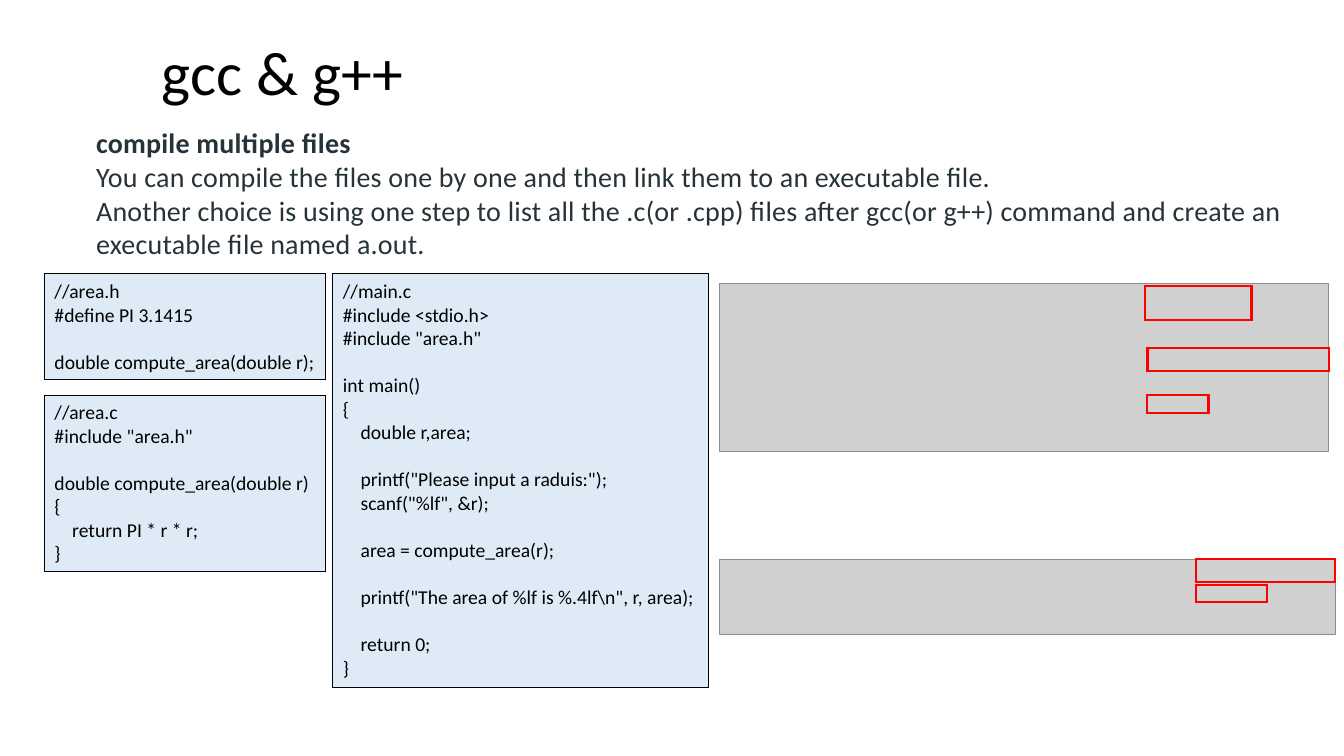
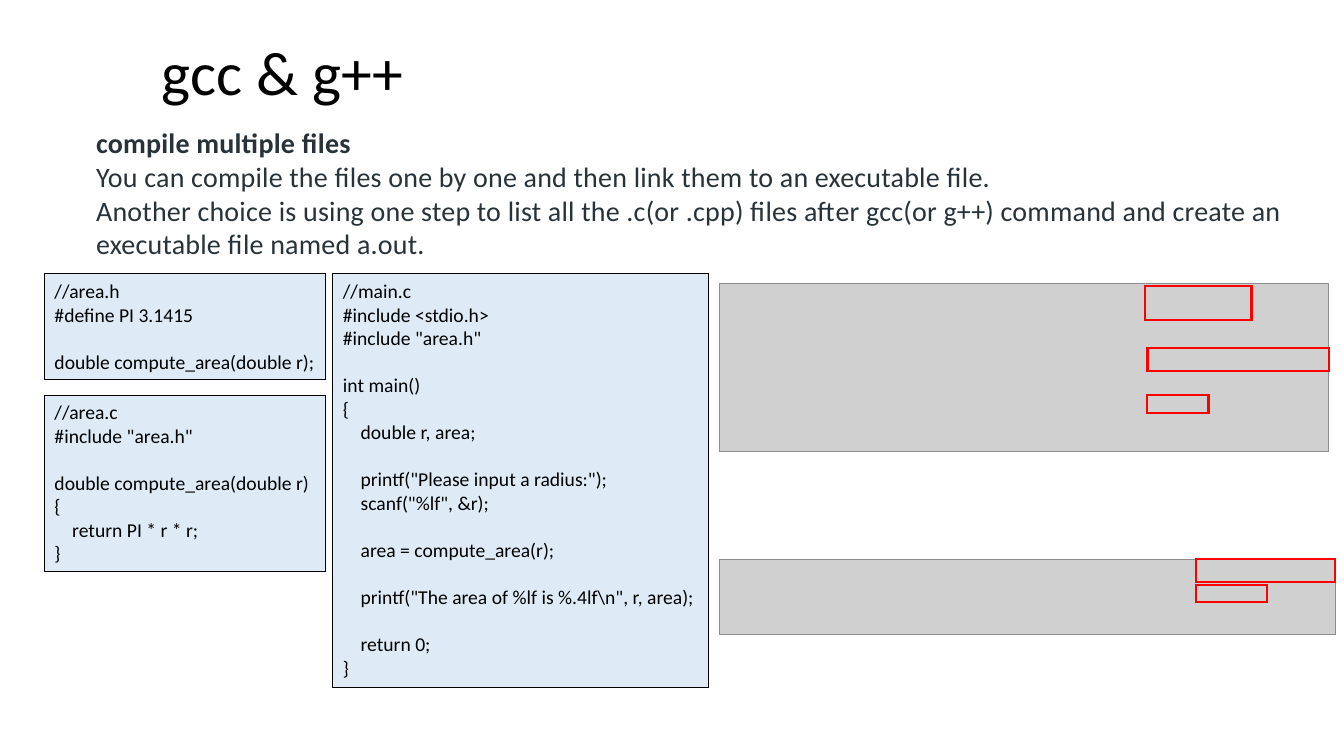
Before and after one commit to ShiqiYu/CPP, a slide deck: slide 18 of week03/Lab03.pptx. Drawn at 1344x756 pixels with LibreOffice and Linux fonts; fonts in the diff are those of the drawing; grey boxes stand for pictures; background and template pictures are left out. Boxes give left, top, right and bottom in pixels: in the first picture for what was removed or moved away, otherwise in the second. Text is boxed around its words. In the diff, an @@ line names an element or a change of style, - is before the commit and + after.

```diff
--- a/week03/Lab03.pptx
+++ b/week03/Lab03.pptx
@@ text in rectangle at (361,425,607,489): text changed @@
-double r,area;
-printf("Please input a raduis:");
+double r, area;
+printf("Please input a radius:");
```
Also in this commit, not shown: 1 other file.
